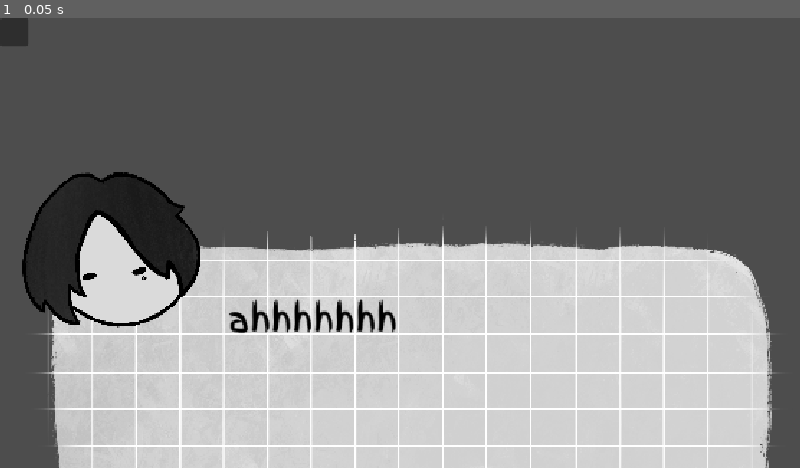
Above: before the commit, frame 1.
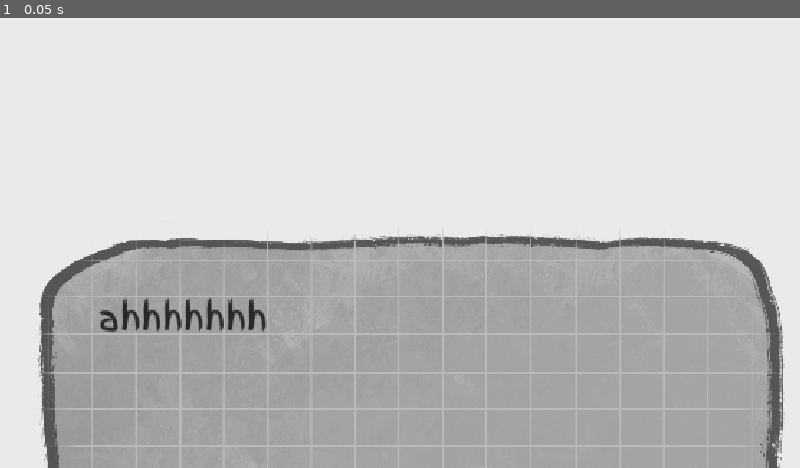
Above: after the commit, the same moment.

Repository: solacite/out-perform
Game: Godot game, scene res://scenes/dialogue.tscn
Two runs of this game, one before a commit and one after it. Both use one fixed random seed, a clock stepped at 60 frames per second and the inputs below. This scene is started directly instead of the project's main scene.
Inputs:
- Up to frame 1 (0.05 s): no input

The runs differ from the first frame. In frame 1, 97% of the frame differs, in the area x 0-100%, y 0-100%.

Commit message:
change chatbox visual

Diff:
--- /dev/null
+++ b/scenes/dialogue.gd
@@ -0,0 +1,37 @@
+extends RichTextLabel
+
+var dialogues = {
+	"intro": [
+		"Well.",
+		"Look at rookie here.",
+		"How much are they paying you to be here, anyway?",
+		"If you think you have a chance, then think again.",
+		"If you wanna get ranked higher, you gotta perform well.",
+		"Or out-perform your coworkers, even.",
+		"Well, good luck.",
+		"Here's the test track our manager sent you."
+	],
+	"after_task": [
+		"So you're alive?"
+	]
+}
+
+var current_sequence = []
+var current_index = 0
+
+func start_dialogue(key: String):
+	if dialogues.has(key):
+		current_sequence = dialogues[key]
+		current_index = 0
+		show_next_line()
+
+func show_next_line():
+	if current_index < current_sequence.size():
+		text = current_sequence[current_index]
+		current_index += 1
+	else:
+		text = ""
+
+func _on_RichTextLabel_gui_input(event):
+	if event is InputEventMouseButton and event.pressed:
+		show_next_line()
--- a/scenes/dialogue.tscn
+++ b/scenes/dialogue.tscn
@@ -1,39 +1,37 @@
-[gd_scene load_steps=4 format=3 uid="uid://co3urqjbjfgdu"]
+[gd_scene load_steps=5 format=3 uid="uid://co3urqjbjfgdu"]
 
-[ext_resource type="Texture2D" uid="uid://dceosbao7bity" path="res://assets/dialogue/chat_box.png" id="1_jwyou"]
-[ext_resource type="Texture2D" uid="uid://du21ia4sbgucn" path="res://assets/dialogue/face.png" id="2_3n4vj"]
+[ext_resource type="Texture2D" uid="uid://dkjigos81r7bp" path="res://assets/dialogue/border_chat_box.png" id="1_bfpow"]
 [ext_resource type="FontFile" uid="uid://3npgvibwus8" path="res://fonts/FingerPaint-Regular.ttf" id="3_bfpow"]
+[ext_resource type="Script" uid="uid://duhl2a0pjaq27" path="res://scenes/dialogue.gd" id="3_fyky8"]
+
+[sub_resource type="CanvasItemMaterial" id="CanvasItemMaterial_fyky8"]
 
 [node name="Main" type="Node2D"]
 
-[node name="Background" type="Panel" parent="."]
+[node name="ColorRect" type="ColorRect" parent="."]
 offset_right = 40.0
 offset_bottom = 40.0
+scale = Vector2(29.1945, 16.8915)
+color = Color(0.921569, 0.913725, 0.913725, 1)
 
 [node name="Chat Box" type="TextureRect" parent="."]
+material = SubResource("CanvasItemMaterial_fyky8")
 offset_left = -122.0
 offset_top = 229.0
 offset_right = 2630.0
 offset_bottom = 2293.0
 scale = Vector2(0.5009, 0.423843)
-texture = ExtResource("1_jwyou")
-
-[node name="Player Face" type="TextureRect" parent="."]
-offset_left = -167.0
-offset_top = 104.0
-offset_right = 2585.0
-offset_bottom = 2168.0
-scale = Vector2(0.233394, 0.255536)
-texture = ExtResource("2_3n4vj")
+texture = ExtResource("1_bfpow")
 
 [node name="Dialogue" type="RichTextLabel" parent="."]
-offset_left = 325.0
-offset_top = 395.0
-offset_right = 925.0
-offset_bottom = 617.0
-theme_override_colors/default_color = Color(0, 0, 0, 1)
+offset_left = 138.0
+offset_top = 393.0
+offset_right = 1013.0
+offset_bottom = 615.0
+theme_override_colors/default_color = Color(0.158472, 0.158472, 0.158472, 1)
 theme_override_colors/selection_color = Color(0, 0, 0, 1)
 theme_override_fonts/normal_font = ExtResource("3_bfpow")
 theme_override_font_sizes/normal_font_size = 50
 text = "ahhhhhhh"
 fit_content = true
+script = ExtResource("3_fyky8")
Binary file added: assets/dialogue/border_chat_box.png
Not shown, added: assets/dialogue/border_chat_box.png.import
Not shown, added: scenes/dialogue.gd.uid
